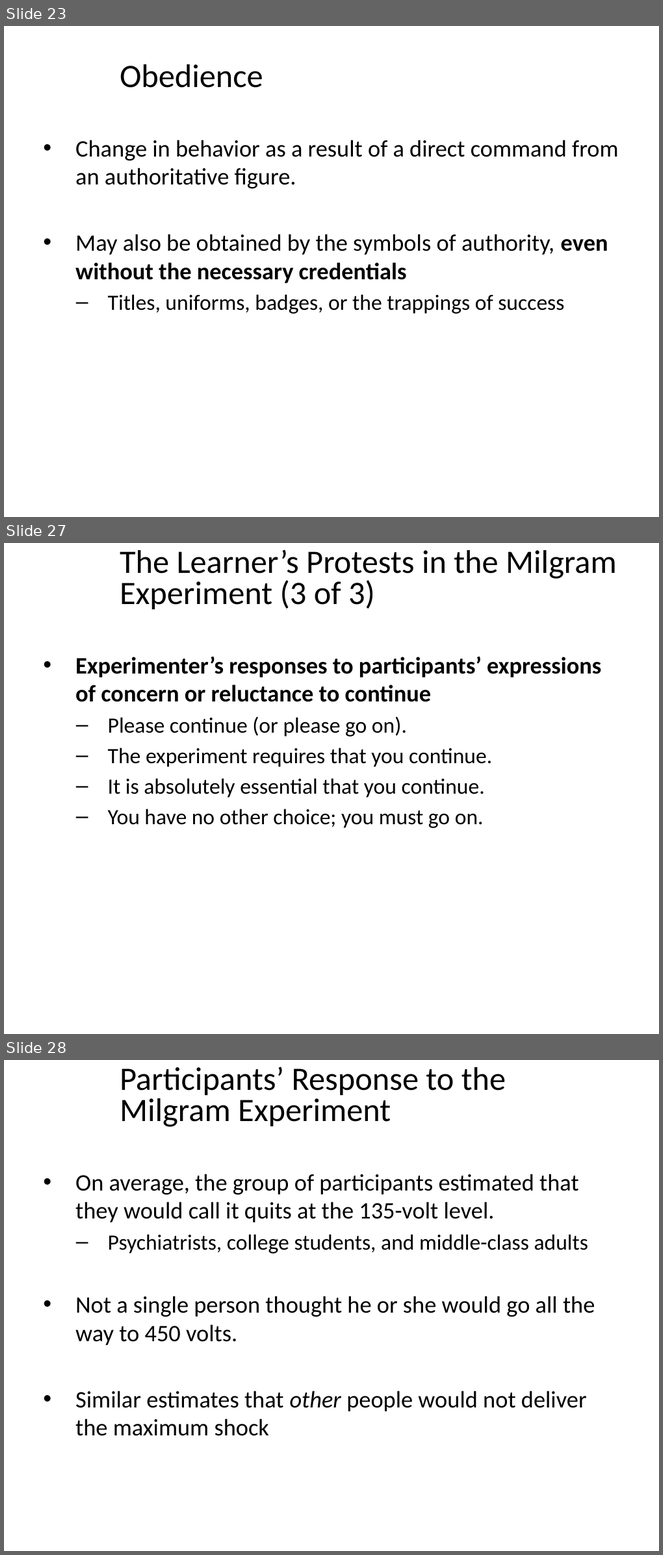
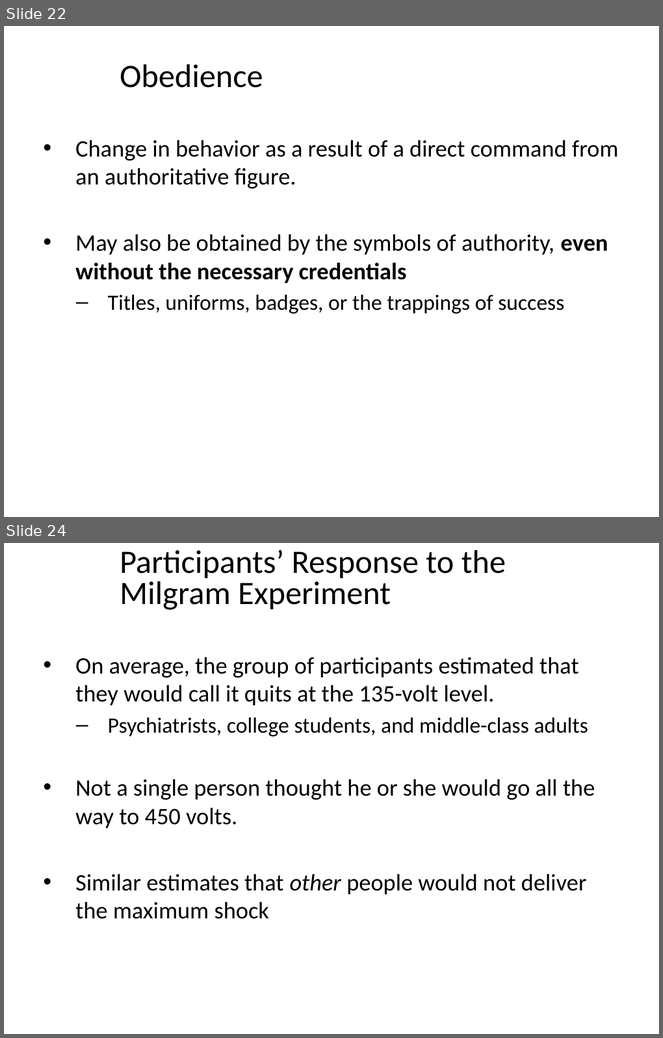
Before and after one commit to npm27/Teaching-Materials, a slide deck: Social Psych/Slides/8 Conformity.pptx. Shown one above the other, each under a label of ours: slides 23, 27 and 28 before the commit, slides 22 and 24 after it; the slides between them are not shown. The pictures are 663x1555 and 663x1038 pixels, drawn with LibreOffice and Linux fonts; fonts in the diff are those of the drawing. Boxes give left, top, right and bottom in pixels: in the first picture for what was removed or moved away, otherwise in the second. Text is boxed around its words. In the diff, an @@ line names an element or a change of style, - is before the commit and + after.

```diff
--- a/Social Psych/Slides/8 Conformity.pptx
+++ b/Social Psych/Slides/8 Conformity.pptx
@@ slide 27 removed at [4, 543, 659, 1034], background #FFFFFF @@
@@ title removed at [120, 549, 617, 609] @@
-The Learner’s Protests in the Milgram Experiment (3 of 3)
@@ text removed at [76, 656, 601, 828] @@
-• Experimenter’s responses to participants’ expressions of concern or reluctance to continue
-  – Please continue (or please go on).
-  – The experiment requires that you continue.
-  – It is absolutely essential that you continue.
-  – You have no other choice; you must go on.
@@ what was slide 23 is now slide 22 @@
@@ what was slide 28 is now slide 24 @@
```
Also in this commit, not shown: 6 slides changed, 1 slide added, 4 other slides removed, 1 other file.
